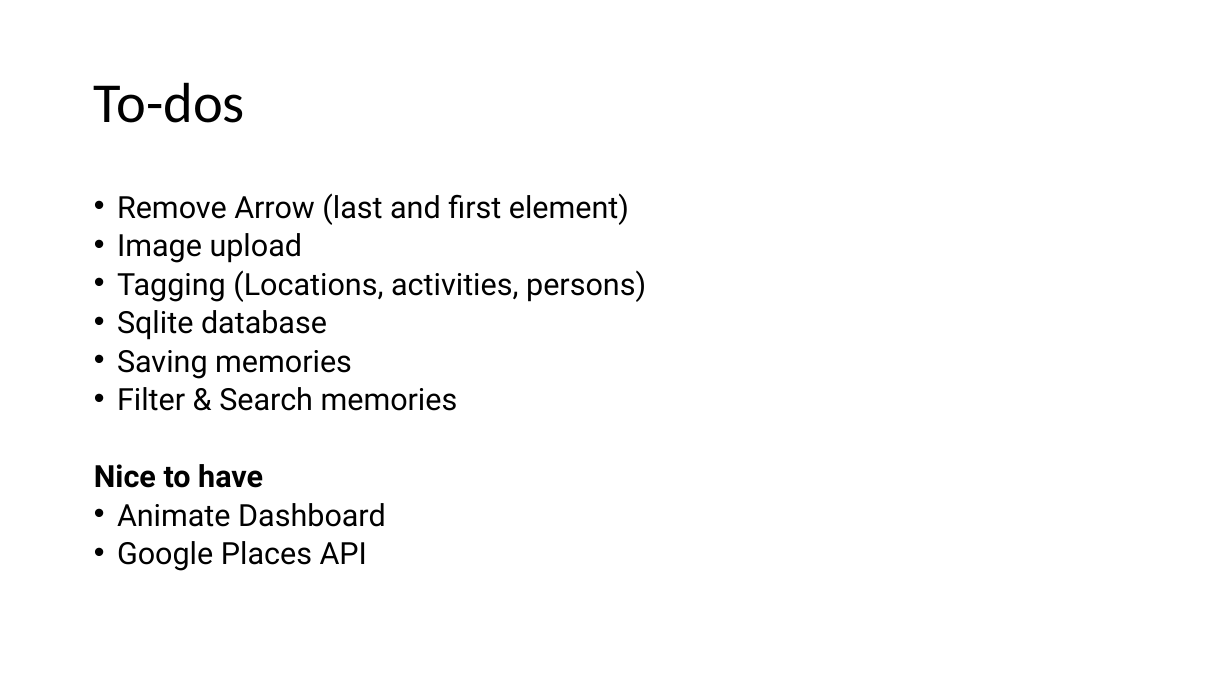
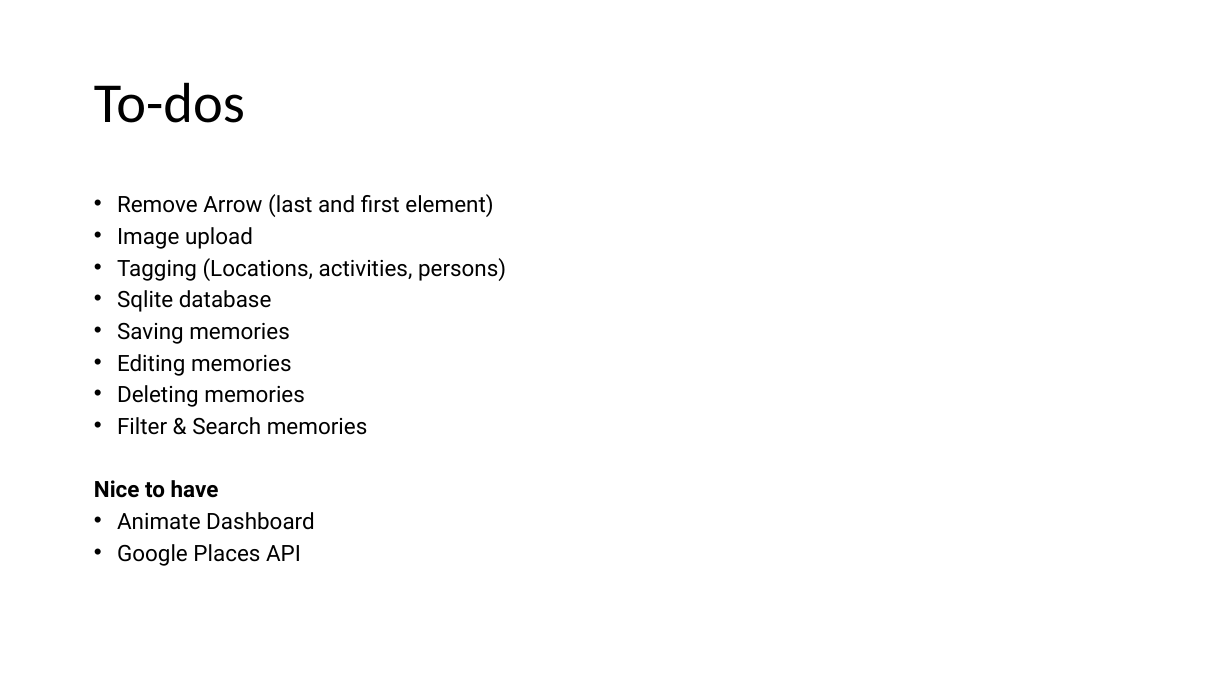
Before and after one commit to andalf0815/dearDiary, a slide deck: slide 5 of docs/Dear Diary - Milestone I Presentation.pptx. Drawn at 1232x693 pixels with LibreOffice and Linux fonts; fonts in the diff are those of the drawing; background and template pictures are left out. Boxes give left, top, right and bottom in pixels: in the first picture for what was removed or moved away, otherwise in the second. Text is boxed around its words. In the diff, an @@ line names an element or a change of style, - is before the commit and + after.

Commit message:
updated milestone presentation

```diff
--- a/docs/Dear Diary - Milestone I Presentation.pptx
+++ b/docs/Dear Diary - Milestone I Presentation.pptx
@@ text at bbox=[94, 194, 506, 566]: size 23.8 to 17.5 pt in "Remove Arrow (last and first element)", "Image upload", "Tagging (Locations, activities, persons)", "Sqlite database" and 5 more places @@
@@ text at bbox=[117, 354, 305, 407]: paragraphs added @@
+• Editing memories
+• Deleting memories
```
